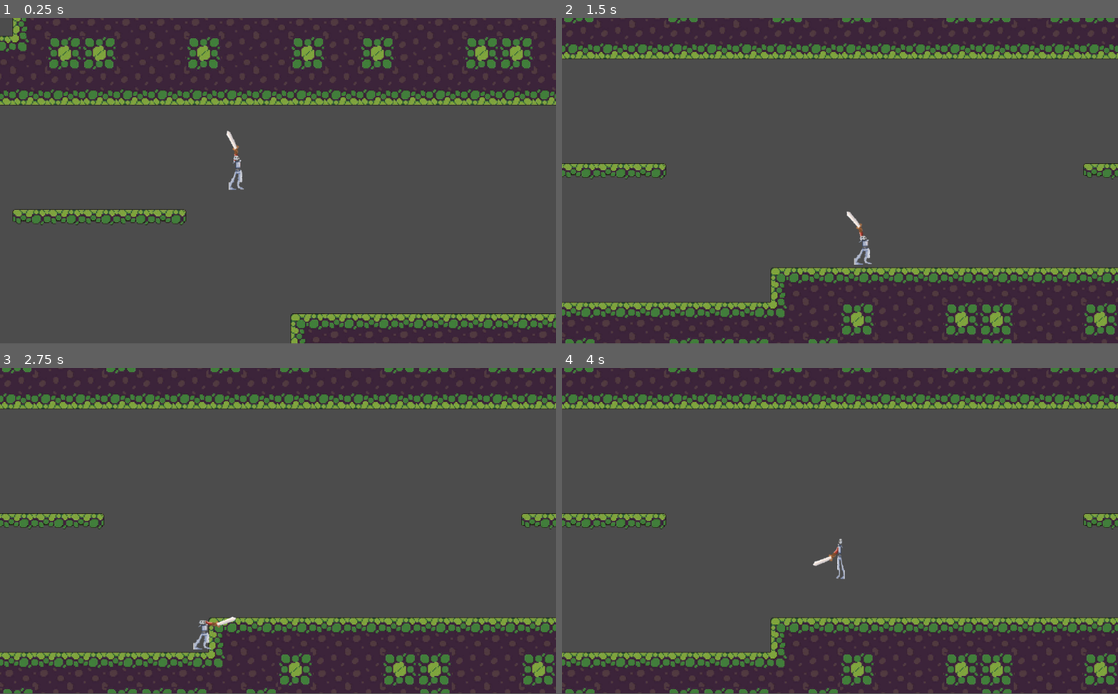
Above: before the commit, frames 1-4 (two rows, left to right).
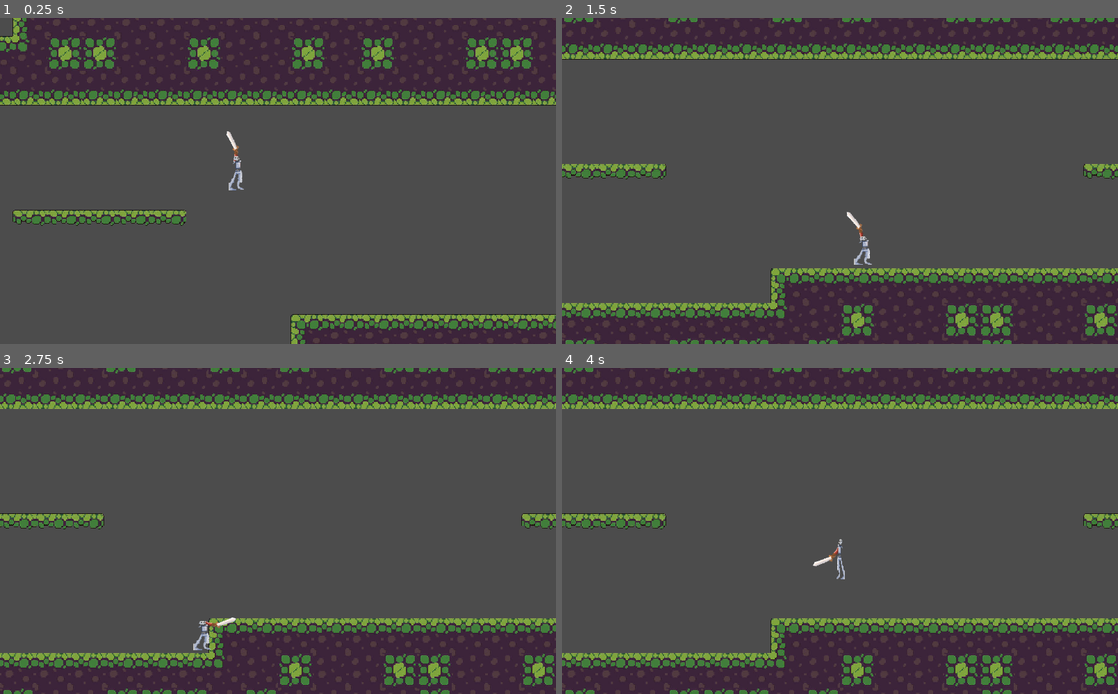
Above: after the commit, the same moments.

Repository: Sntx626/uol-gamejam-7
Game: Godot game, scene res://scenes/main_scene.tscn
The game is run twice, just before and just after one commit, with the same random seed, the same clock (stepped at 60 frames per second) and the same inputs.
Inputs (mouse positions are in pixels of both pictures, inside the frame that each line leads up to):
- Up to frame 1 (0.25 s): no input
- Up to frame 2 (1.5 s): move the mouse to (962, 164) at 0.52 s; hold D (move_right) 0.53-1.28 s; tap W (jump) at 0.77 s; move the mouse to (728, 197) at 1.27 s; hold A (move_left) from 1.28 s (still down)
- Up to frame 3 (2.75 s): tap W (jump) at 1.52 s; move the mouse to (333, 459) at 2.02 s; release A (move_left) at 2.03 s; hold D (move_right) from 2.03 s (still down)
- Up to frame 4 (4 s): move the mouse to (812, 596) at 2.77 s; tap W (jump) at 3.02, 3.77 s; move the mouse to (1006, 579) at 3.52 s; release D (move_right) at 3.53 s; hold A (move_left) from 3.53 s (still down)
In our replay, the window is 800x468 before the commit and 800x469 after it. These sizes can differ from the game's own. Grey fills any space a smaller window leaves; there, only what the larger window draws over its background counts as a difference.

The runs differ from the first frame. In frame 1, 3.2% of the frame differs, in the area x 0-100%, y 0-100%; in frame 2, 3.6%; in frame 3, 3.1%; in frame 4, 3.1%.

Commit message:
Added windows scaling

Diff:
--- a/src/project.godot
+++ b/src/project.godot
@@ -13,6 +13,12 @@
 config/name="UOLGameJam7"
 run/main_scene="res://scenes/main_scene.tscn"
 config/icon="res://icon.png"
+
+[display]
+
+window/dpi/allow_hidpi=true
+window/stretch/mode="2d"
+window/stretch/aspect="expand"
 
 [gui]
 
